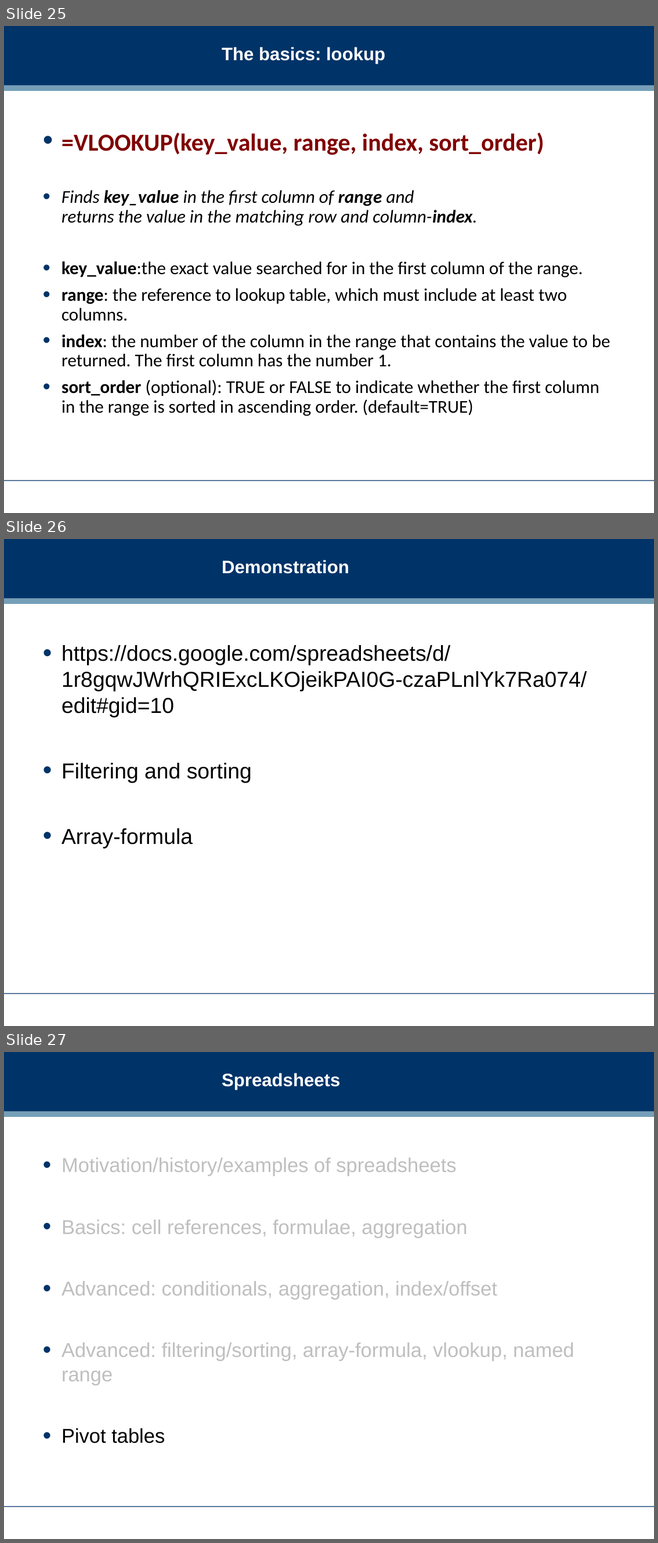
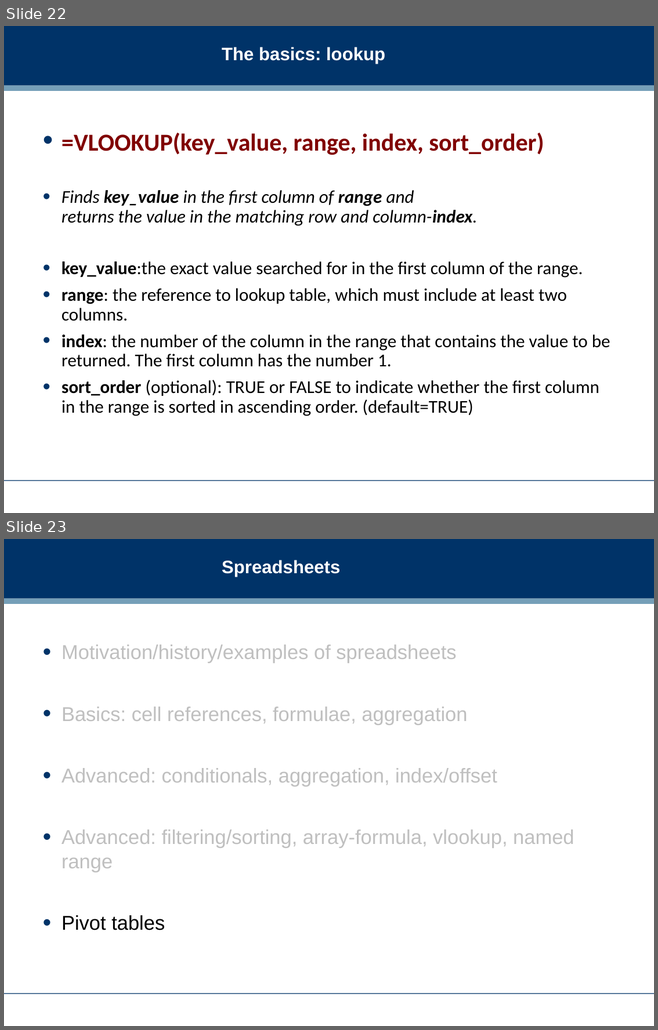
Before and after one commit to dreamind/ix, a slide deck: lectures/spreadsheet/spreadsheet.ppt. Shown one above the other, each under a label of ours: slides 25, 26 and 27 before the commit, slides 22 and 23 after it. The pictures are 658x1543 and 658x1030 pixels, drawn with LibreOffice and Linux fonts; fonts in the diff are those of the drawing; background and template pictures are left out. Boxes give left, top, right and bottom in pixels: in the first picture for what was removed or moved away, otherwise in the second. Text is boxed around its words. In the diff, an @@ line names an element or a change of style, - is before the commit and + after.

Commit message:
Unpublishing spreadsheet demos (wrong links used)

```diff
--- a/lectures/spreadsheet/spreadsheet.ppt
+++ b/lectures/spreadsheet/spreadsheet.ppt
@@ slide 26 removed at <box>4,539,654,1026</box>, background #FFFFFF; not listed: 3 template elements that a slide beside it also shows @@
@@ title removed at <box>221,560,349,574</box> @@
-Demonstration
@@ text removed at <box>61,645,586,849</box> @@
-• https://docs.google.com/spreadsheets/d/1r8gqwJWrhQRIExcLKOjeikPAI0G-czaPLnlYk7Ra074/edit#gid=10
-• Filtering and sorting
-• Array-formula
@@ what was slide 25 is now slide 22 @@
@@ what was slide 27 is now slide 23 @@
```
Also in this commit, not shown: 3 other slides removed.
